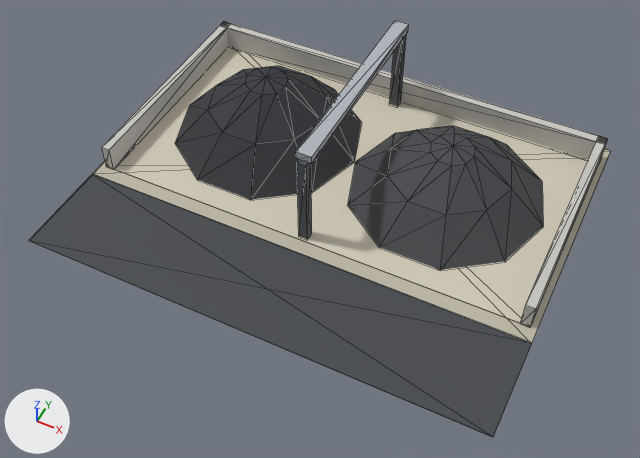
The glTF model public/models/site_heap_coal.glb as it was, and as the next commit left it.
Rendered twice from a 50 mm camera at (17.1, -36.1, 41.3) aimed at (0.7, -3.4, 0.4). Every picture has the same lights, and +X, +Y and +Z are marked at lower left. The older version comes first. Mesh edges are drawn as thin lines. Vertices at exactly the same position are counted once.

Script lines for the objects in view, before the commit:
```python
me_site_heap_coal = bpy.data.meshes.new('site_heap_coal')
me_site_heap_coal.from_pydata(...)  # 125 vertices, 222 faces; spans x -15.0..15.0, y -12.0..12.0, z 0.0..6.9
# faces by material slot: [12, 10, 12, 36, 58, 58, 12, 24]
me_site_heap_coal.materials.append(mat_asphalt)  # dark grey #45484d
me_site_heap_coal.materials.append(mat_pad)  # grey #bdb8a6
me_site_heap_coal.materials.append(mat_gravel)  # pale yellow #d3cbb9
me_site_heap_coal.materials.append(mat_concrete)  # light grey #c8c6c0
me_site_heap_coal.materials.append(mat_coal)  # dark grey #34353a
me_site_heap_coal.materials.append(mat_cm_roof)  # dark grey #45474b
me_site_heap_coal.materials.append(mat_ind_steel)  # grey #b0b5bc
me_site_heap_coal.materials.append(mat_ind_dark)  # dark grey #55595e
ob_site_heap_coal = bpy.data.objects.new('site_heap_coal', me_site_heap_coal)
ob_site_heap_coal.location = (0.0, 0.0, 0.0)
```
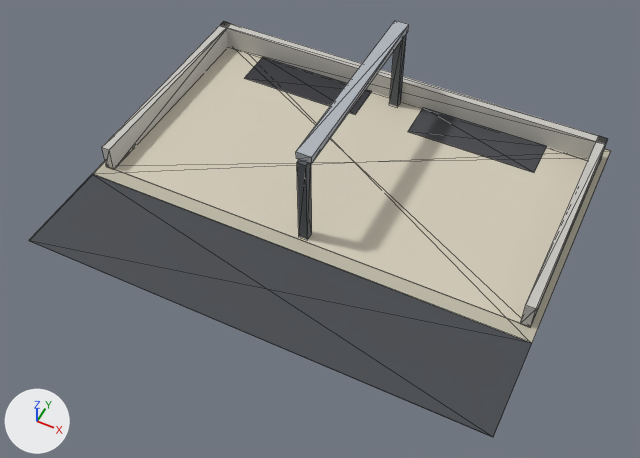
Boxes [x1, y1, x2, y2] around the edits, measured in the pictures (640 x 458 px):
part 1 of me_site_heap_coal, added
    after: [245, 57, 372, 114]
part 2 of me_site_heap_coal, added
    after: [408, 108, 547, 172]
part 3 of me_site_heap_coal, deleted
    before: [175, 66, 543, 270]

Edits to the bpy script that builds the scene:
```text
Change me_site_heap_coal:
    used by ob_site_heap_coal; location = (0.0, 0.0, 0.0)
    remove me_site_heap_coal.from_pydata(...)  # 125 vertices, 222 faces; spans x -15.0..15.0, y -12.0..12.0, z 0.0..6.9
    add me_site_heap_coal.from_pydata(...)  # 80 vertices, 130 faces; spans x -15.0..15.0, y -12.0..12.0, z 0.0..6.9
    me_site_heap_coal part 1: a new loose piece, a box spanning x -11.0..-2.0, y 7.6..10.4, z 0.09..0.11, in mat_coal (dark grey #34353a)
    me_site_heap_coal part 2: a new loose piece, a box spanning x 2.0..11.0, y 7.6..10.4, z 0.09..0.11, in mat_cm_roof (dark grey #45474b)
    me_site_heap_coal part 3: the loose piece of 61 vertices spanning x -13.0..13.0, y -2.9..9.4, z 0.1..4.9 is deleted
```
